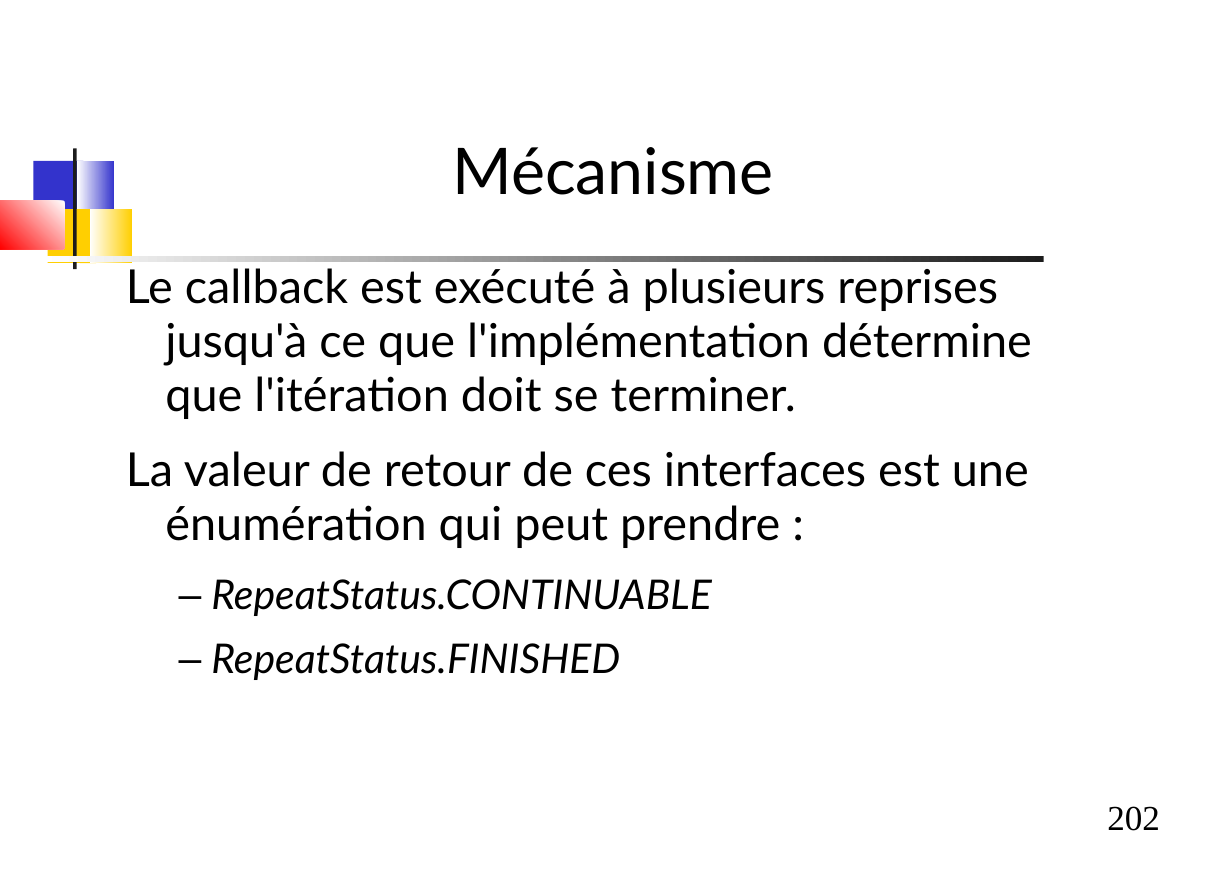
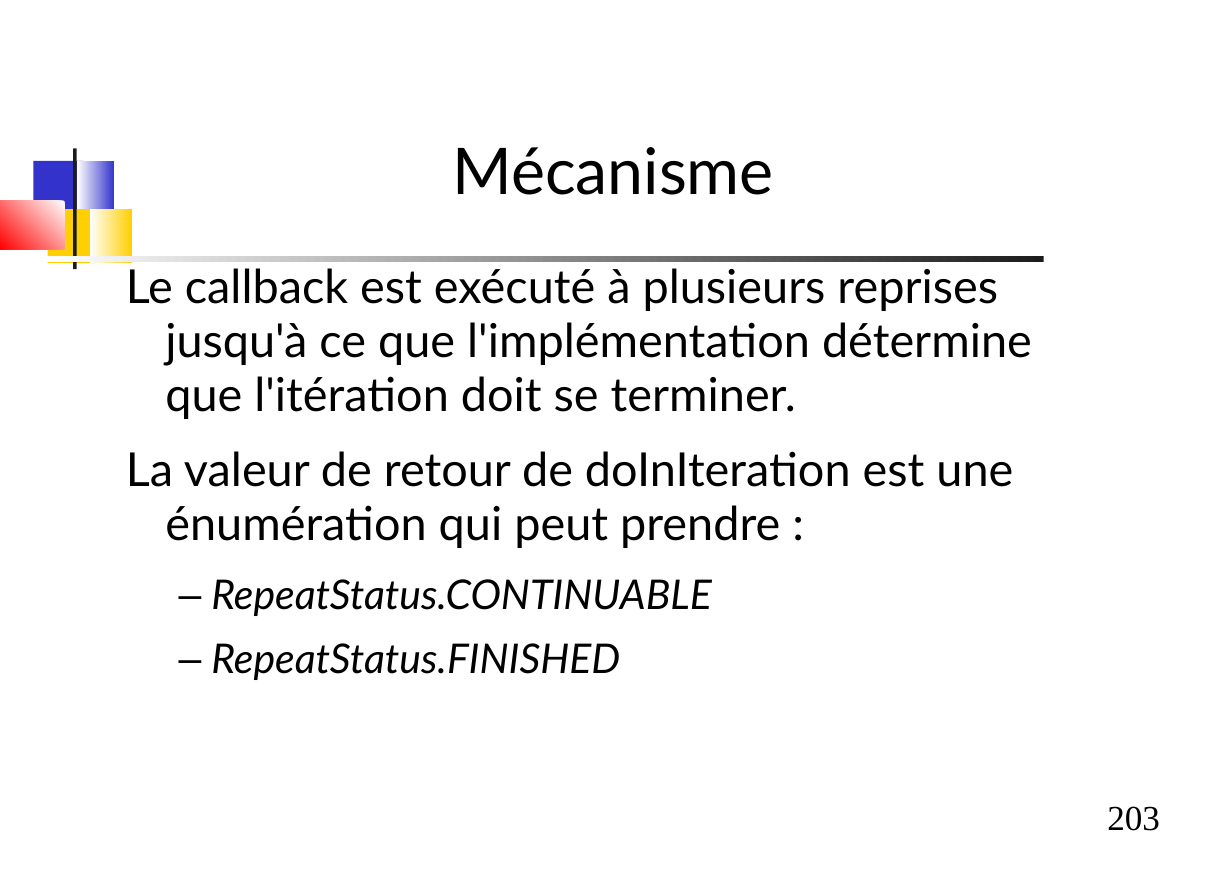
Before and after one commit to dthibau/springbatch, a slide deck: slide 203 of SpringBatch.odp (slide 202 before the commit). Drawn at 1232x871 pixels with LibreOffice and Linux fonts; fonts in the diff are those of the drawing. Boxes give left, top, right and bottom in pixels: in the first picture for what was removed or moved away, otherwise in the second. Text is boxed around its words. In the diff, an @@ line names an element or a change of style, - is before the commit and + after.

```diff
--- a/SpringBatch.odp
+++ b/SpringBatch.odp
@@ text at <box>126,451,1013,548</box>: text changed @@
-La valeur de retour de ces interfaces est une énumération qui peut prendre :
+La valeur de retour de doInIteration est une énumération qui peut prendre :
@@ page number at <box>1107,806,1160,831</box>: text changed @@
-202
+203
```
Also in this commit, not shown: 21 other slides changed, 2 slides added, 4 slides removed, 9 other files.
